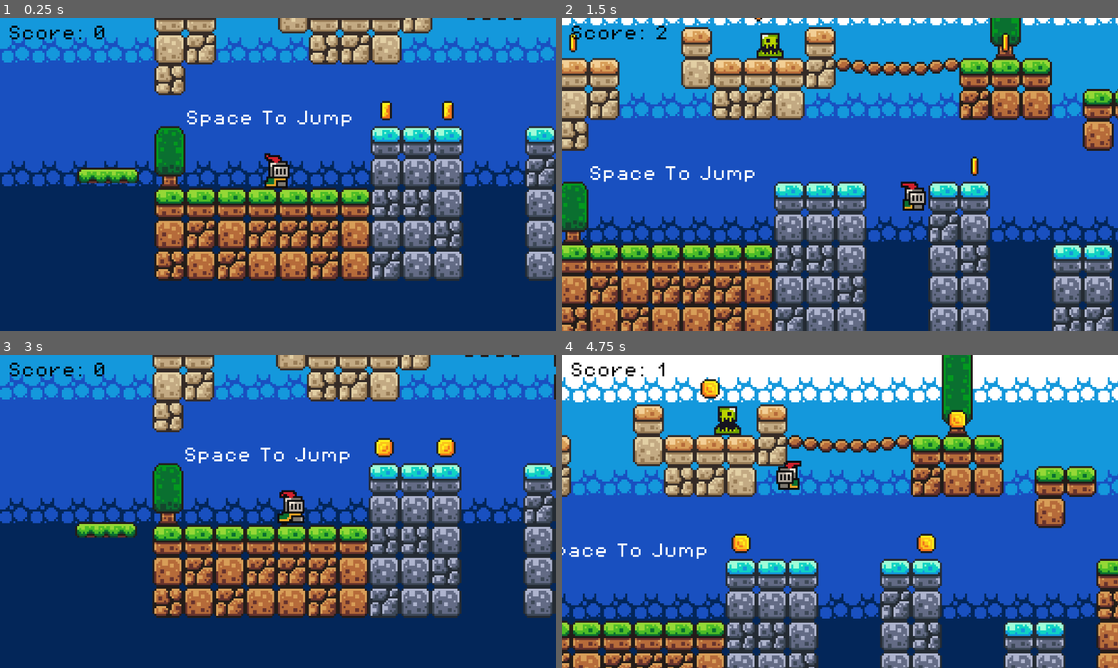
Above: before the commit, frames 1-4 (two rows, left to right).
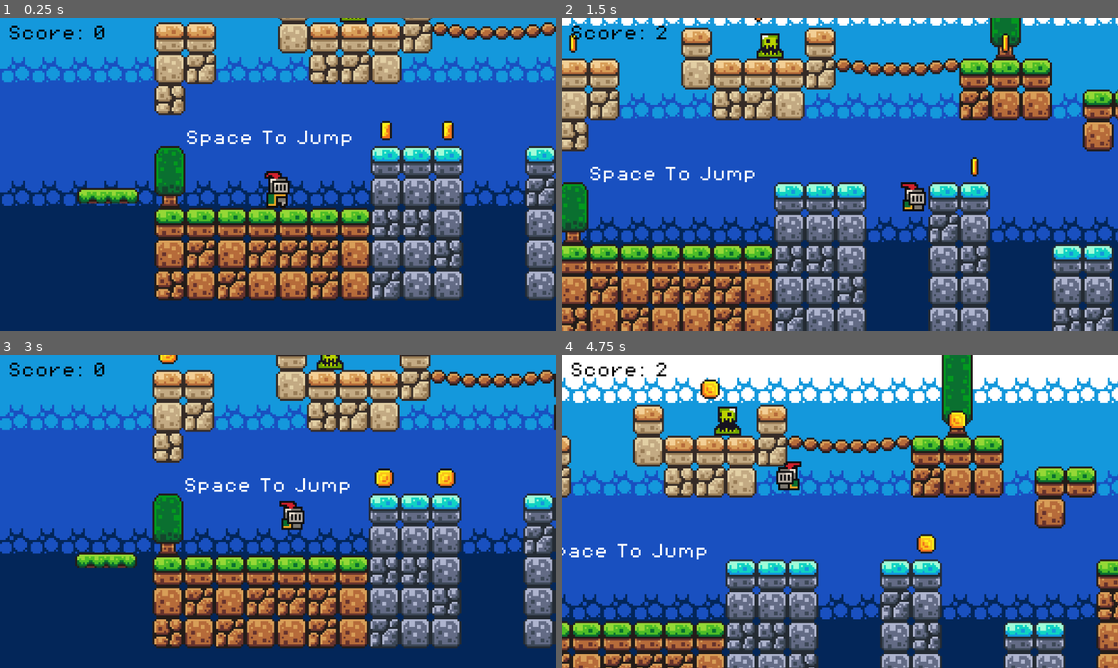
Above: after the commit, the same moments.

Repository: niceEli/BrackeysGodot
Game: Godot game, scene res://scenes/game.tscn
Two runs of this game, one before a commit and one after it. Both use one fixed random seed, a clock stepped at 60 frames per second and the inputs below.
Inputs:
- Up to frame 1 (0.25 s): no input
- Up to frame 2 (1.5 s): hold Right (MoveRight) from 0.53 s (still down); tap Space (Jump) at 0.77 s
- Up to frame 3 (3 s): tap Space (Jump) at 1.52 s; release Right (MoveRight) at 2.03 s; hold Left (MoveLeft) 2.03-2.78 s; hold Right (MoveRight) from 2.78 s (still down)
- Up to frame 4 (4.75 s): tap Space (Jump) at 3.02, 3.77, 4.52 s; release Right (MoveRight) at 4.28 s; hold Left (MoveLeft) from 4.28 s (still down)

The runs differ from the first frame. In frame 1, 40% of the frame differs, in the area x 0-100%, y 0-91%; in frame 2, 7.5%; in frame 3, 42%, in the area x 0-100%, y 0-94%; in frame 4, 7.0%.

Commit message:
Update game.tscn

Diff:
--- a/scenes/game.tscn
+++ b/scenes/game.tscn
@@ -467,7 +467,6 @@
 layer_1/tile_data = PackedInt32Array(131068, 0, 0, 131069, 0, 0, 131070, 0, 0, 131071, 0, 0, 65536, 0, 0, 65537, 0, 0,  …(2941 unchanged characters)…
 
 [node name="Player" parent="." instance=ExtResource("1_wq1id")]
-position = Vector2(0, 16)
 
 [node name="Camera2D" type="Camera2D" parent="Player"]
 position = Vector2(0, -7)
